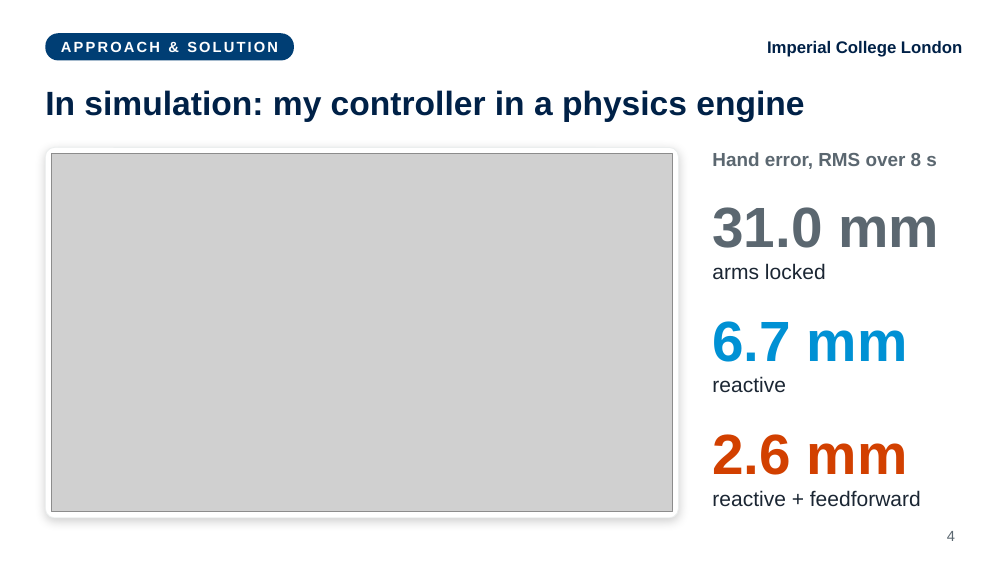
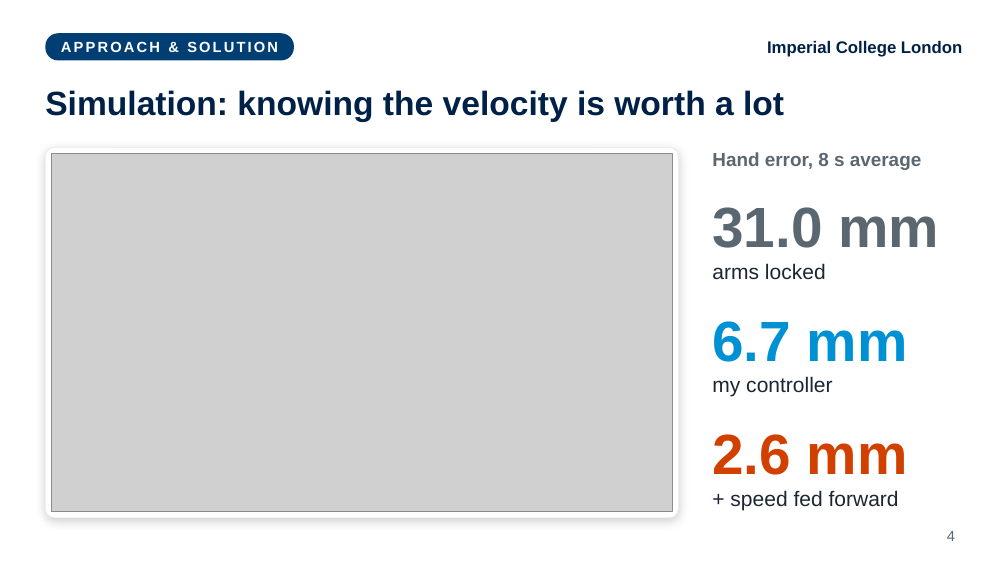
Before and after one commit to fechachris4/HumanSL_MAIN, a slide deck: slide 4 of presentation/World_Stable_Supernumerary_Effectors_Akabueze.pptx. Drawn at 1008x567 pixels with LibreOffice and Linux fonts; fonts in the diff are those of the drawing; grey boxes stand for pictures. Boxes give left, top, right and bottom in pixels: in the first picture for what was removed or moved away, otherwise in the second. Text is boxed around its words. In the diff, an @@ line names an element or a change of style, - is before the commit and + after.

```diff
--- a/presentation/World_Stable_Supernumerary_Effectors_Akabueze.pptx
+++ b/presentation/World_Stable_Supernumerary_Effectors_Akabueze.pptx
@@ title at box(45, 90, 784, 122): text changed @@
-In simulation: my controller in a physics engine
+Simulation: knowing the velocity is worth a lot
@@ text at box(712, 152, 921, 170): text changed @@
-Hand error, RMS over 8 s
+Hand error, 8 s average
@@ text at box(712, 376, 832, 397): text changed @@
-reactive
+my controller
@@ text at box(730, 490, 899, 510): text changed @@
-reactive + feedforward
++ speed fed forward
```
Also in this commit, not shown: 5 other slides changed, 2 slides added, 1 slide removed, 2 other files.
